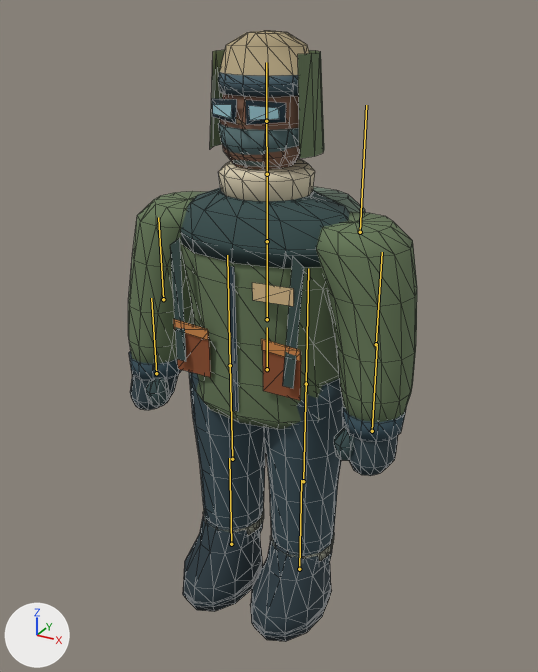
An edit to the glTF model public/models/villager-moss.glb, drawn before and after from the same camera.
Before and after are seen from a camera (50 mm lens) standing at (1.151, -2.081, 2.133) and looking at (0.039, -0.058, 1.121). Lighting does not change. The marker at lower left points along +X, +Y and +Z. The picture after the commit comes second. The bones that change, and the others that lie on the model, are drawn over the model as lines. Mesh edges are drawn as thin lines.

The first picture shows 'Wayfarer_clothing'.
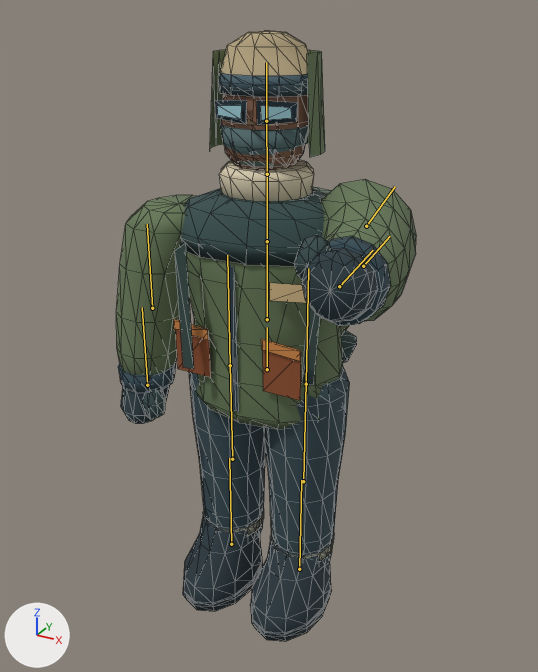
The newer file adds an action. The first version stands in its rest pose; the second is drawn at frame 5 of the action 'punch'.

Boxes [x1, y1, x2, y2] around the edits, measured in the pictures (538 x 672 px):
'Wayfarer_clothing', posed: before [128, 30, 417, 642]; after [116, 30, 416, 642]
bone 'ArmR', root to tip: before (360, 232) to (366, 105); after (366, 226) to (395, 186)
bone 'ElbowR', root to tip: before (376, 344) to (382, 252); after (363, 266) to (390, 236)

What the commit changed:
Bone 'Chest' (bone_chest) turns from (0, 0, 0) to (0, 12, 0) degrees about its own x, y and z.
Bone 'ArmR' (bone_armr) turns from (0, 0, 0) to (-82, -6, -1) degrees about its own x, y and z.
Bone 'ElbowR' (bone_elbowr) turns from (0, 0, 0) to (-7, 0, 0) degrees about its own x, y and z.
